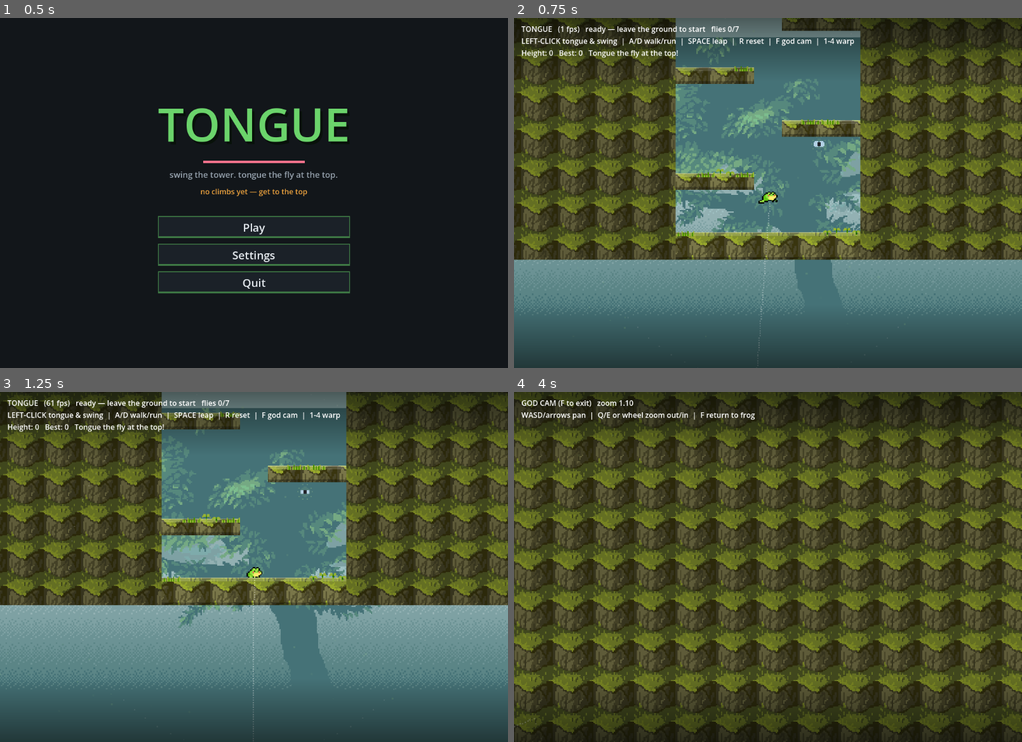
Above: before the commit, frames 1-4 (two rows, left to right).
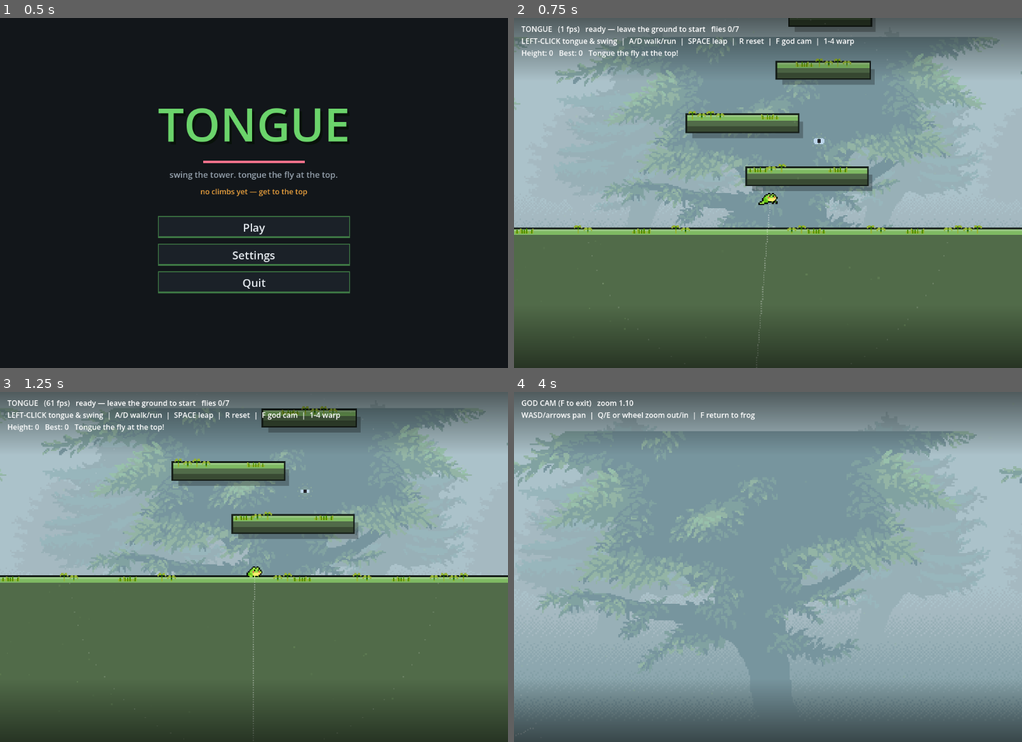
Above: after the commit, the same moments.

Repository: asg86260/Tongue
Game: Godot game, scene res://Title.tscn
The game is run twice, just before and just after one commit, with the same random seed, the same clock (stepped at 60 frames per second) and the same inputs.
Inputs (mouse positions are in pixels of both pictures, inside the frame that each line leads up to):
- Up to frame 1 (0.5 s): no input
- Up to frame 2 (0.75 s): click "Play" at 0.5 s
- Up to frame 3 (1.25 s): no input
- Up to frame 4 (4 s): tap Enter at 1.25 s; move the mouse to (879, 549) at 1.27 s; hold D (move_right) 1.28-2.03 s; hold Space (jump) 1.28-2.03 s; click (879, 549) at 1.42 s; move the mouse to (666, 584) at 2.02 s; hold S (move_down) 2.03-2.78 s; click (666, 584) at 2.1 s; tap Space (jump) at 2.27, 2.3, 2.57, 3.05, 3.77, 3.8 s; move the mouse to (818, 490) at 2.77 s; hold D (move_right) 2.78-3.53 s; hold F (godcam) 2.78-3.53 s; click (818, 490) at 2.92 s; move the mouse to (742, 637) at 3.52 s; hold W (move_up) from 3.53 s (still down); tap E (zoom_in) at 3.6 s; click (742, 637) at 3.67 s

Frame 1 is identical in both runs. In frame 2, 93% of the frame differs, in the area x 0-100%, y 0-100%; in frame 3, 93%; in frame 4, 100%.

Commit message:
Overhaul: research-backed look — platforms pop, vista recedes
Apply level-design research (Maglione/SLYNYRD): the failure was filling the screen
with one tiled texture + no layer separation. Fix:
- Platforms = main layer: solid biome body + bright walkable top cap + dark outline
  + drop shadow → high contrast, instantly readable (no more floating bars).
- Background recedes: haze CanvasLayer washes the painterly parallax into the distance.
- No void: wide solid ground base at the start.
- Remove the canyon walls / ravine (the screen-filling repetitive rock).

Co-Authored-By: Claude Opus 4.8 <noreply@anthropic.com>

Diff:
--- a/Game.gd
+++ b/Game.gd
@@ -61,6 +61,16 @@
 	var backdrop := BackdropScene.new()   # ParallaxBackground; follows the camera, layer -10
 	backdrop.target = player
 	add_child(backdrop)
+	# haze: a pale wash over the vista (between parallax and world) so the painterly
+	# backdrop recedes into the distance and the platforms read as the near layer.
+	var haze := CanvasLayer.new()
+	haze.layer = -9
+	var wash := ColorRect.new()
+	wash.color = Color(0.74, 0.77, 0.83, 0.42)
+	wash.set_anchors_preset(Control.PRESET_FULL_RECT)
+	wash.mouse_filter = Control.MOUSE_FILTER_IGNORE
+	haze.add_child(wash)
+	add_child(haze)
 	var fg_layer := CanvasLayer.new()
 	fg_layer.layer = 1               # in front of the world, below the HUD (layer 2)
 	add_child(fg_layer)
@@ -103,6 +113,22 @@
 	preload("res://assets/rocks/rock1.png"),   # Cliffs — red-brown
 	preload("res://assets/rocks/rock7.png"),   # Peak   — gold sandstone
 ]
+# Platform colours per biome: mid body + bright walkable cap, wrapped in a dark
+# outline + drop shadow so platforms POP in front of the faded vista (research rule:
+# main layer = high contrast + outline; background recedes).
+const BODYCOL := [
+	Color(0.32, 0.42, 0.29),   # Woods  — mossy green
+	Color(0.40, 0.43, 0.48),   # Ruins  — cool stone
+	Color(0.44, 0.31, 0.27),   # Cliffs — warm red-brown
+	Color(0.52, 0.45, 0.32),   # Peak   — gold sandstone
+]
+const TOPCAP := [
+	Color(0.50, 0.73, 0.39),   # Woods  — bright grass
+	Color(0.61, 0.66, 0.73),   # Ruins  — pale stone
+	Color(0.76, 0.48, 0.35),   # Cliffs — lit terracotta
+	Color(0.88, 0.77, 0.48),   # Peak   — bright gold
+]
+const OUTLINE := Color(0.09, 0.12, 0.10)
 const PROPS := [
 	[Vector2i(1, 2), Vector2i(3, 2)],   # Woods  — grass tufts
 	[Vector2i(3, 6)],                   # Ruins  — fallen rubble
@@ -130,9 +156,9 @@
 	p.color = col
 	parent.add_child(p)
 
-# A solid mass: filled with the biome's seamless rock, a lit top face + shadowed base
-# for form, and sparse props/tufts on top. mossy=false skips the surface dressing
-# (for overhangs/ceilings). Works for any rect — thin ledges OR big connected masses.
+# A platform: solid biome body wrapped in a dark outline with a bright walkable top
+# cap and a soft drop shadow on the vista behind — so it POPS as the main layer.
+# mossy=false drops the bright cap (overhangs/ceilings). Works for any rect.
 func _make_static(pos: Vector2, size: Vector2, mossy := true) -> void:
 	var sb := StaticBody2D.new()
 	sb.position = pos
@@ -146,36 +172,34 @@
 	var hx := size.x * 0.5
 	var hy := size.y * 0.5
 	var bi := Biome.index((level_spawn.y - pos.y) / 100.0)
-	# seamless rock body fill (tiles in any direction)
-	var body := Polygon2D.new()
-	body.polygon = PackedVector2Array([Vector2(-hx, -hy), Vector2(hx, -hy), Vector2(hx, hy), Vector2(-hx, hy)])
-	body.texture = ROCK[bi]
-	body.texture_repeat = CanvasItem.TEXTURE_REPEAT_ENABLED
-	body.texture_scale = Vector2(0.4, 0.4)   # ~80px rock tiles (≈ frog pixel size)
-	body.texture_filter = CanvasItem.TEXTURE_FILTER_NEAREST
-	sb.add_child(body)
-	# lit top face + shadowed base give the mass form
-	_rect_poly(sb, 0, -hy + 4.0, size.x, 8.0, Color(1, 1, 1, 0.16))
-	_rect_poly(sb, 0, -hy + 1.0, size.x, 2.0, Color(1, 1, 1, 0.30))
-	_rect_poly(sb, 0, hy - 3.0, size.x, 6.0, Color(0, 0, 0, 0.28))
-	# sparse props/tufts on the top surface
+	# soft drop shadow on the background (added first → sits behind the body)
+	_rect_poly(sb, 11.0, 14.0, size.x, size.y, Color(0, 0, 0, 0.26))
+	# dark outline, then the solid body, then a darker base step for form
+	_rect_poly(sb, 0, 0, size.x + 7.0, size.y + 7.0, OUTLINE)
+	_rect_poly(sb, 0, 0, size.x, size.y, BODYCOL[bi])
+	_rect_poly(sb, 0, hy - 6.0, size.x, 12.0, BODYCOL[bi].darkened(0.30))
+	# bright walkable top cap + highlight (the surface reads instantly)
 	if mossy:
-		var rng := RandomNumberGenerator.new()
-		rng.seed = int(pos.x * 7.0 + pos.y * 13.0)
-		var cols: int = max(1, int(round(size.x / TW)))
-		var tw := size.x / cols
-		var sx := tw / T
-		var startx := -hx + tw * 0.5
-		var props: Array = PROPS[bi]
-		var chance := 0.5 if bi == 0 else 0.16   # Woods is denser with tufts
-		for cxi in cols:
-			if rng.randf() < chance:
-				var p: Vector2i = props[rng.randi() % props.size()]
-				_tile(sb, startx + cxi * tw, -hy - TW * 0.3, p.x, p.y, sx, rng.randf() < 0.5)
+		_rect_poly(sb, 0, -hy + 6.0, size.x, 12.0, TOPCAP[bi])
+		_rect_poly(sb, 0, -hy + 2.0, size.x, 4.0, TOPCAP[bi].lightened(0.22))
+		if bi == 0:   # Woods: grass tufts breaking the top edge
+			var rng := RandomNumberGenerator.new()
+			rng.seed = int(pos.x * 7.0 + pos.y * 13.0)
+			var cols: int = max(1, int(round(size.x / TW)))
+			var tw := size.x / cols
+			var sx := tw / T
+			var startx := -hx + tw * 0.5
+			for cxi in cols:
+				if rng.randf() < 0.45:
+					var p: Vector2i = PROPS[0][rng.randi() % PROPS[0].size()]
+					_tile(sb, startx + cxi * tw, -hy - TW * 0.28, p.x, p.y, sx, rng.randf() < 0.5)
+	else:
+		_rect_poly(sb, 0, -hy + 2.0, size.x, 4.0, Color(1, 1, 1, 0.16))
 	add_child(sb)
 
-# A solid wall/terrain mass behind the ledges (z -3): seamless rock fill + collision,
-# no surface dressing. Used to frame the climb as a real canyon (ledges attach to it).
+# A solid wall/terrain mass behind the ledges (z -3): seamless rock fill + collision.
+# Darkened so the bright ledges read in front (Jump-King contrast), and broken up
+# with random shade patches + cracks so the big surface doesn't read as wallpaper.
 func _make_wall(pos: Vector2, size: Vector2) -> void:
 	var sb := StaticBody2D.new()
 	sb.position = pos
@@ -189,14 +213,44 @@
 	var hx := size.x * 0.5
 	var hy := size.y * 0.5
 	var bi := Biome.index((level_spawn.y - pos.y) / 100.0)
+	var rng := RandomNumberGenerator.new()
+	rng.seed = int(pos.x * 3.0 + pos.y * 7.0) + 1
+	# JAGGED inner edge so the rock face has a natural silhouette, not a flat wall. The
+	# jag only carves AWAY from the shaft (toward the wall centre) so rock never pokes
+	# past the collision rect into walkable space.
+	var s := 1.0 if pos.x < 0.0 else -1.0   # which side faces the shaft (+x for left wall)
+	var phase := rng.randf() * TAU
+	var pts := PackedVector2Array()
+	pts.append(Vector2(-s * hx, -hy))                 # far-side top
+	var yy := -hy
+	while yy <= hy:
+		var jag := (0.5 + 0.5 * sin(yy * 0.02 + phase)) * 70.0 + rng.randf_range(0.0, 22.0)
+		pts.append(Vector2(s * (hx - jag), yy))       # inner edge, carved back
+		yy += 64.0
+	pts.append(Vector2(s * (hx - 30.0), hy))          # inner-side bottom
+	pts.append(Vector2(-s * hx, hy))                  # far-side bottom
 	var body := Polygon2D.new()
-	body.polygon = PackedVector2Array([Vector2(-hx, -hy), Vector2(hx, -hy), Vector2(hx, hy), Vector2(-hx, hy)])
+	body.polygon = pts
 	body.texture = ROCK[bi]
 	body.texture_repeat = CanvasItem.TEXTURE_REPEAT_ENABLED
-	body.texture_scale = Vector2(0.4, 0.4)
+	body.texture_scale = Vector2(0.5, 0.5)
 	body.texture_filter = CanvasItem.TEXTURE_FILTER_NEAREST
-	body.color = Color(0.78, 0.78, 0.78)   # slightly recessed so ledges read in front
+	body.color = Color(0.55, 0.55, 0.58)   # recessed/darker so ledges pop in front
 	sb.add_child(body)
+	# MACRO shading: a few big soft light/dark regions break the grid at a glance
+	var macro: int = int(clamp(size.y / 380.0, 3.0, 24.0))
+	for i in macro:
+		var mw := rng.randf_range(160.0, 420.0)
+		var mh := rng.randf_range(220.0, 520.0)
+		if rng.randf() < 0.55:
+			_rect_poly(sb, rng.randf_range(-hx * 0.7, hx * 0.7), rng.randf_range(-hy, hy), mw, mh, Color(0, 0, 0, rng.randf_range(0.08, 0.16)))
+		else:
+			_rect_poly(sb, rng.randf_range(-hx * 0.7, hx * 0.7), rng.randf_range(-hy, hy), mw, mh, Color(1, 1, 1, rng.randf_range(0.04, 0.09)))
+	# cracks: a few thin dark fissures
+	var cracks: int = int(clamp(size.y / 300.0, 1.0, 20.0))
+	for i in cracks:
+		_rect_poly(sb, rng.randf_range(-hx + 30.0, hx - 30.0), rng.randf_range(-hy, hy),
+			rng.randf_range(2.0, 4.0), rng.randf_range(70.0, 180.0), Color(0, 0, 0, 0.24))
 	add_child(sb)
 
 func _make_anchor(pos: Vector2, r: float) -> void:
--- a/LevelData.gd
+++ b/LevelData.gd
@@ -22,14 +22,8 @@
 static func tower() -> Dictionary:
 	return {
 		"spawn": Vector2(0, -40),
-		"ground": [0, 80, 400, 60],           # the Woods ravine floor (narrow)
+		"ground": [0, 380, 1100, 660],        # wide SOLID base — no void below the start
 		"goal": Vector2(40, -5120),
-		# solid canyon walls [x,y,w,h] (centre) that the ledges attach to. Woods is a
-		# narrow rock ravine: walls inner edges at x=±200, climb up wall-attached shelves.
-		"walls": [
-			[-1400, -630, 2400, 1480],         # Woods left wall  (inner edge x=-200)
-			[ 1400, -630, 2400, 1480],         # Woods right wall (inner edge x=+200)
-		],
 		"perches": [
 			[ 100, -1340, 700, 44],            # 1: Ruins floor  (~13m checkpoint)
 			[   0, -2740, 700, 44],            # 2: Cliffs floor (~27m checkpoint)
@@ -37,19 +31,18 @@
 			[  40, -5020, 220, 36],            # 4: Summit landing (~50m)
 		],
 		"platforms": [
-			# --- WOODS 0–13m: jump-only RAVINE. Shelves attach to the L/R walls (inner
-			#     edges x=±200) and alternate; small jumps across the ~60px central gap. ---
-			[ -115,  -60, 170, 36],  # L wall shelf (spans -200..-30)
-			[  115, -175, 170, 36],  # R wall shelf (30..200)
-			[ -115, -290, 170, 36],  # L
-			[  115, -405, 170, 36],  # R
-			[ -115, -520, 170, 36],  # L
-			[  115, -635, 170, 36],  # R
-			[ -115, -750, 170, 36],  # L
-			[  115, -865, 170, 36],  # R
-			[ -115, -980, 170, 36],  # L
-			[  115, -1095, 170, 36], # R
-			[ -115, -1210, 170, 36], # L — jump up onto the Ruins floor
+			# --- WOODS 0–13m: jump-only, organic (rises ≤130, offsets ≤160) ---
+			[  85,  -65, 260, 36],
+			[ -55, -180, 240, 36],
+			[ 120, -295, 200, 34],
+			[ 135, -410, 175, 34],   # same-side step-up
+			[ -45, -525, 250, 36],   # swing back across, wide
+			[-185, -640, 180, 32],   # reach left
+			[ -50, -755, 215, 32],
+			[ 110, -870, 185, 30],
+			[  20, -985, 200, 30],
+			[ -90, -1110, 200, 32],
+			[  60, -1230, 200, 32],  # last woods ledge — jump up onto the Ruins floor
 			# --- RUINS 13–27m: narrow ledges + knob swings over the floor ---
 			[ 380, -1500, 150, 28],
 			[-120, -1660, 150, 28],
